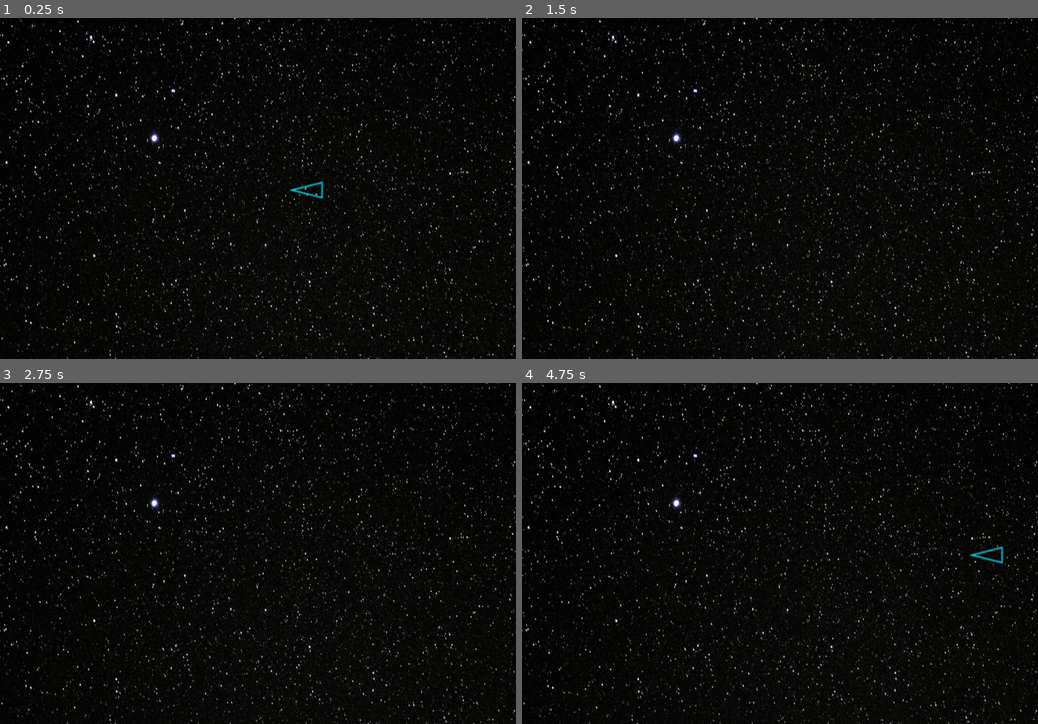
Above: before the commit, frames 1-4 (two rows, left to right).
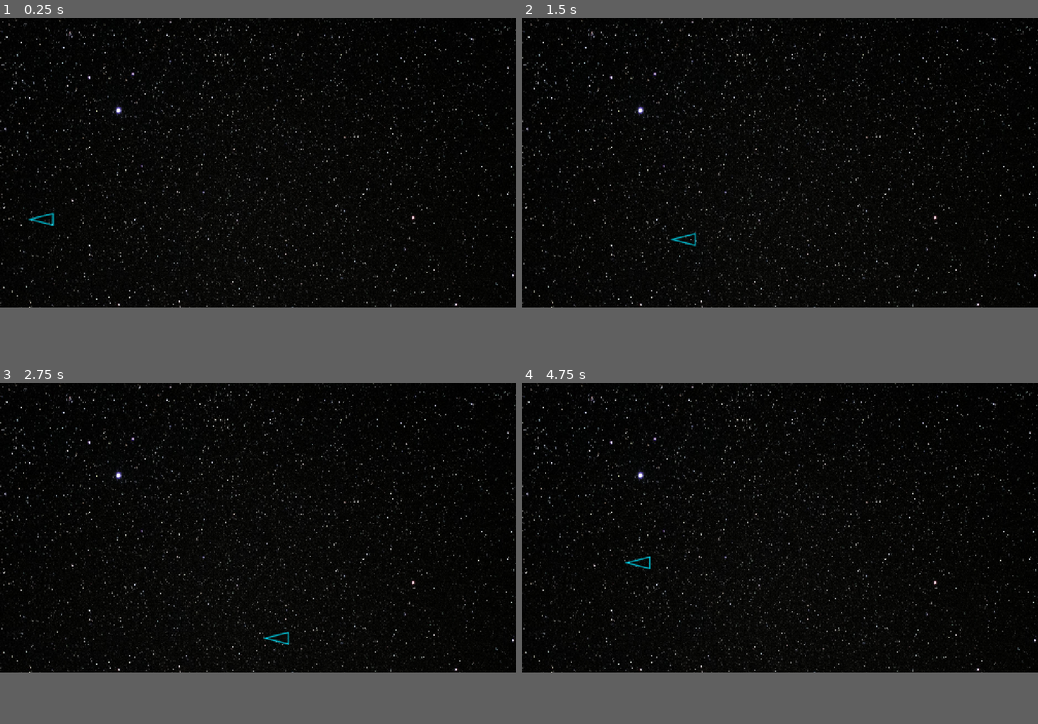
Above: after the commit, the same moments.

Repository: mendezprog/ganado-a-perder
Game: Godot game, scene res://Scenes/level.tscn
The game is run twice, just before and just after one commit, with the same random seed, the same clock (stepped at 60 frames per second) and the same inputs.
Inputs (mouse positions are in pixels of both pictures, inside the frame that each line leads up to):
- Up to frame 1 (0.25 s): no input
- Up to frame 2 (1.5 s): tap Enter at 0.5 s; move the mouse to (893, 171) at 0.52 s; hold D (right) 0.53-1.28 s; click (893, 171) at 0.6 s; right-click (893, 171) at 0.8 s; move the mouse to (676, 205) at 1.27 s; hold S (down) from 1.28 s (still down); right-click (676, 205) at 1.35 s
- Up to frame 3 (2.75 s): click (154, 570) at 1.55 s; tap Space at 2 s; move the mouse to (309, 478) at 2.02 s; release S (down) at 2.03 s; hold D (right) from 2.03 s (still down); click (309, 478) at 2.1 s; right-click (309, 478) at 2.3 s
- Up to frame 4 (4.75 s): move the mouse to (754, 621) at 2.77 s; release D (right) at 2.78 s; hold W (up) 2.78-3.53 s; right-click (754, 621) at 2.85 s; click (754, 621) at 3.05 s; move the mouse to (934, 604) at 3.52 s; hold A (left) from 3.53 s (still down); click (934, 604) at 3.6 s; right-click (934, 604) at 3.8 s; move the mouse to (625, 502) at 4.27 s; right-click (625, 502) at 4.35 s; click (625, 502) at 4.55 s
In our replay, the window is 800x530 before the commit and 800x450 after it. These sizes can differ from the game's own. Grey fills any space a smaller window leaves; there, only what the larger window draws over its background counts as a difference.

The runs differ from the first frame. In frame 1, 6.5% of the frame differs, in the area x 0-100%, y 0-100%; in frame 2, 6.4%; in frame 3, 6.4%; in frame 4, 6.5%.

Commit message:
movimiento mejorado, esquive y disparo simple

Diff:
--- /dev/null
+++ b/ganado a perder/Scenes/Scripts/bullet.gd
@@ -0,0 +1,16 @@
+extends Area2D
+
+@export var speed: float = 800
+@export var lifetime: float = 0.3
+
+var velocity = Vector2.ZERO
+var time_alive = 0.0
+
+func _ready():
+	time_alive = 0.0
+
+func _process(delta):
+	position += velocity * delta
+	time_alive += delta
+	if time_alive >= lifetime:
+		queue_free()
--- a/ganado a perder/Scenes/Scripts/player.gd
+++ b/ganado a perder/Scenes/Scripts/player.gd
@@ -1,28 +1,81 @@
-extends Node2D
+extends CharacterBody2D
 
-# Called when the node enters the scene tree for the first time.
+@export var speed: int = 250
+@export var roll_speed: int = 600
+@export var roll_duration: float = 0.3
+@export var roll_cooldown: float = 0.3
+@export var bullet_scene: PackedScene = load("res://Scenes/bullet.tscn")
+@export var spread_angle_deg: float = 45.0
+@export var pellet_count: int = 5
+
+var is_rolling = false
+var roll_direction = Vector2.ZERO
+var roll_timer = 0.0
+var cooldown_timer = 0.0
+var can_shoot = true
+@export var shoot_cooldown: float = 10.0
+
 func _ready() -> void:
-	position = Vector2(581, 328)
-	rotation = 0
+	position = Vector2(100, 500)
 
+func _process(delta: float) -> void:
+	# Cooldown management
+	if cooldown_timer > 0:
+		cooldown_timer -= delta
 
+	# If currently rolling
+	if is_rolling:
+		roll_timer -= delta
+		velocity = roll_direction * roll_speed
+		move_and_slide()
 
-# Called every frame. 'delta' is the elapsed time since the previous frame.
-func _process(delta: float) -> void:
-	for action in ["right", "left", "up", "down"]:
-		if Input.is_action_pressed(action):
-			match action:
-				"right":
-					$Ship.rotation_degrees = 180
-					position += Vector2(20, 0) * 50 * delta
-				"left":
-					$Ship.rotation_degrees = 0
-					position += Vector2(-20, 0) * 50 * delta
-				"up":
-					$Ship.rotation_degrees = 90
-					position += Vector2(0, -20) * 50 * delta
-				"down":
-					$Ship.rotation_degrees = -90
-					position += Vector2(0, 20) * 50 * delta
-			break  # Prevent multiple movements if more than one key is pressed
-	pass
+		if roll_timer <= 0:
+			is_rolling = false
+			cooldown_timer = roll_cooldown
+	else:
+		movement()
+
+		# Trigger roll
+		if Input.is_action_just_pressed("rightClick") and cooldown_timer <= 0:
+			var input_direction = Input.get_vector("left", "right", "up", "down")
+			if input_direction != Vector2.ZERO:
+				roll(input_direction)
+	if Input.is_action_just_pressed("leftClick"):
+		shoot()
+
+func movement() -> void:
+	var direction = Input.get_vector("left", "right", "up", "down")
+	velocity = direction * speed
+	move_and_slide()
+
+func roll(direction: Vector2) -> void:
+	is_rolling = true
+	roll_direction = direction.normalized()
+	roll_timer = roll_duration
+
+func shoot():
+	if not can_shoot:
+		return
+
+	can_shoot = false  # Block future shots right away
+
+	var mouse_pos = get_global_mouse_position()
+	var base_direction = (mouse_pos - global_position).normalized()
+
+	# Get reference to the PlayerBullets node
+	var bullet_container = $"../PlayerBullets"
+	if bullet_container == null:
+		print("PlayerBullets node not found!")
+		return
+
+	for i in range(pellet_count):
+		var spread = deg_to_rad(randf_range(-spread_angle_deg / 2, spread_angle_deg / 2))
+		var rotated_direction = base_direction.rotated(spread)
+
+		var bullet = bullet_scene.instantiate()
+		bullet.global_position = global_position
+		bullet.velocity = rotated_direction * bullet.speed
+		bullet_container.add_child(bullet)
+	# Start cooldown *after* shooting
+	await get_tree().create_timer(shoot_cooldown).timeout
+	can_shoot = true
--- /dev/null
+++ b/ganado a perder/Scenes/bullet.tscn
@@ -0,0 +1,19 @@
+[gd_scene load_steps=4 format=3 uid="uid://ckfd03g4qeqhh"]
+
+[ext_resource type="Script" uid="uid://dkfpkousoeqd" path="res://Scenes/Scripts/bullet.gd" id="1_oduel"]
+[ext_resource type="Texture2D" uid="uid://c3qgqkunxdebp" path="res://Graficos/bullet.png" id="2_ycag2"]
+
+[sub_resource type="CircleShape2D" id="CircleShape2D_6afsh"]
+
+[node name="Bullet" type="Area2D"]
+script = ExtResource("1_oduel")
+lifetime = 0.7
+
+[node name="Sprite2D" type="Sprite2D" parent="."]
+texture_filter = 1
+texture = ExtResource("2_ycag2")
+
+[node name="CollisionShape2D" type="CollisionShape2D" parent="."]
+shape = SubResource("CircleShape2D_6afsh")
+
+[connection signal="body_entered" from="." to="." method="_on_body_entered"]
--- a/ganado a perder/Scenes/level.tscn
+++ b/ganado a perder/Scenes/level.tscn
@@ -1,11 +1,19 @@
-[gd_scene load_steps=3 format=3 uid="uid://i1kxqam4rxlk"]
+[gd_scene load_steps=5 format=3 uid="uid://i1kxqam4rxlk"]
 
 [ext_resource type="Texture2D" uid="uid://ov5ms2e22veg" path="res://Graficos/bg.png" id="1_k5f4k"]
 [ext_resource type="PackedScene" uid="uid://lmjmmvqk0t6f" path="res://Scenes/player.tscn" id="2_6phgx"]
 
+[sub_resource type="RectangleShape2D" id="RectangleShape2D_k5f4k"]
+size = Vector2(62, 647)
+
+[sub_resource type="RectangleShape2D" id="RectangleShape2D_6phgx"]
+size = Vector2(1158, 20)
+
 [node name="Level" type="Node2D"]
 
 [node name="BG" type="Sprite2D" parent="."]
+texture_filter = 2
+texture_repeat = 1
 position = Vector2(577, 323.5)
 scale = Vector2(1, 1.118)
 texture = ExtResource("1_k5f4k")
@@ -13,3 +21,31 @@
 [node name="Player" parent="." instance=ExtResource("2_6phgx")]
 position = Vector2(100, 549)
 scale = Vector2(0.5, 0.5)
+
+[node name="Borders" type="Node2D" parent="."]
+
+[node name="right" type="StaticBody2D" parent="Borders"]
+
+[node name="CollisionShape2D" type="CollisionShape2D" parent="Borders/right"]
+position = Vector2(1183, 325)
+shape = SubResource("RectangleShape2D_k5f4k")
+
+[node name="left" type="StaticBody2D" parent="Borders"]
+
+[node name="CollisionShape2D" type="CollisionShape2D" parent="Borders/left"]
+position = Vector2(-31, 325)
+shape = SubResource("RectangleShape2D_k5f4k")
+
+[node name="top" type="StaticBody2D" parent="Borders"]
+
+[node name="CollisionShape2D" type="CollisionShape2D" parent="Borders/top"]
+position = Vector2(577, -11)
+shape = SubResource("RectangleShape2D_6phgx")
+
+[node name="bottom" type="StaticBody2D" parent="Borders"]
+
+[node name="CollisionShape2D" type="CollisionShape2D" parent="Borders/bottom"]
+position = Vector2(575, 658)
+shape = SubResource("RectangleShape2D_6phgx")
+
+[node name="PlayerBullets" type="Node2D" parent="."]
--- a/ganado a perder/Scenes/player.tscn
+++ b/ganado a perder/Scenes/player.tscn
@@ -3,8 +3,11 @@
 [ext_resource type="Script" uid="uid://c42ejb6f4vueh" path="res://Scenes/Scripts/player.gd" id="1_cvnsp"]
 [ext_resource type="Texture2D" uid="uid://kjwg6vxu6jlo" path="res://Graficos/ship.png" id="1_v0iea"]
 
-[node name="Player" type="Node2D"]
+[node name="Player" type="CharacterBody2D"]
 script = ExtResource("1_cvnsp")
 
 [node name="Ship" type="Sprite2D" parent="."]
 texture = ExtResource("1_v0iea")
+
+[node name="CollisionPolygon2D" type="CollisionPolygon2D" parent="."]
+polygon = PackedVector2Array(13, -16, 61, -29, 61, 28, -53, -1)
--- a/ganado a perder/project.godot
+++ b/ganado a perder/project.godot
@@ -17,9 +17,9 @@
 
 [display]
 
-window/size/viewport_width=980
-window/size/viewport_height=650
-window/size/mode=3
+window/size/viewport_width=1280
+window/size/viewport_height=720
+window/stretch/mode="canvas_items"
 
 [input]
 
@@ -47,3 +47,13 @@
 , Object(InputEventKey,"resource_local_to_scene":false,"resource_name":"","device":-1,"window_id":0,"alt_pressed":false …(186 unchanged characters)…
 ]
 }
+rightClick={
+"deadzone": 0.2,
+"events": [Object(InputEventMouseButton,"resource_local_to_scene":false,"resource_name":"","device":-1,"window_id":0,"alt_pressed":false,"shift_pressed":false,"ctrl_pressed":false,"meta_pressed":false,"button_mask":0,"position":Vector2(0, 0),"global_position":Vector2(0, 0),"factor":1.0,"button_index":2,"canceled":false,"pressed":false,"double_click":false,"script":null)
+]
+}
+leftClick={
+"deadzone": 0.2,
+"events": [Object(InputEventMouseButton,"resource_local_to_scene":false,"resource_name":"","device":-1,"window_id":0,"alt_pressed":false,"shift_pressed":false,"ctrl_pressed":false,"meta_pressed":false,"button_mask":0,"position":Vector2(0, 0),"global_position":Vector2(0, 0),"factor":1.0,"button_index":1,"canceled":false,"pressed":false,"double_click":false,"script":null)
+]
+}
Binary file added: ganado a perder/Graficos/bullet.png
Not shown, added: ganado a perder/Graficos/bullet.png.import
Not shown, added: ganado a perder/Scenes/Scripts/bullet.gd.uid
